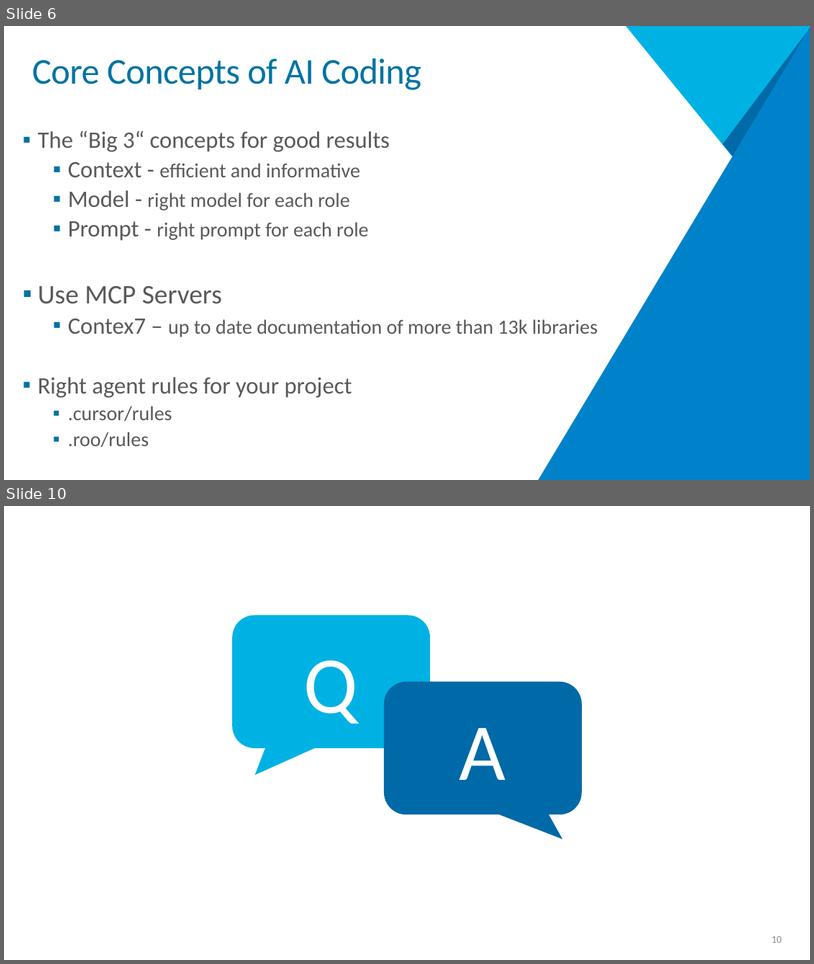
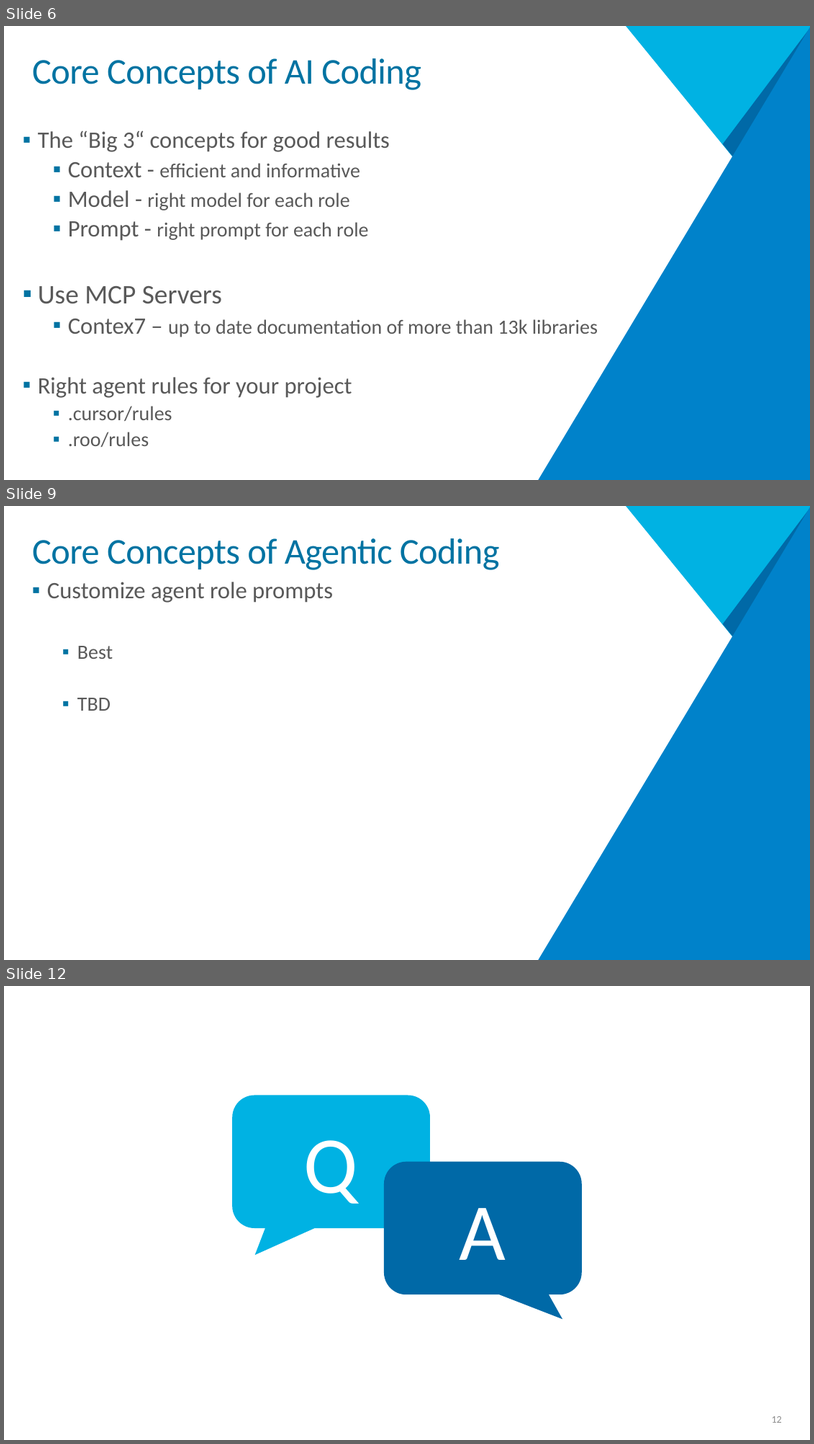
Before and after one commit to MarkG/architecture-next-2025, a slide deck: presentation/Vibe Coding.pptx. Shown one above the other, each under a label of ours: slides 6 and 10 before the commit, slides 6, 9 and 12 after it; the slides between them are not shown. The pictures are 814x964 and 814x1444 pixels, drawn with LibreOffice and Linux fonts; fonts in the diff are those of the drawing; background and template pictures are left out. Boxes give left, top, right and bottom in pixels: in the first picture for what was removed or moved away, otherwise in the second. Text is boxed around its words. In the diff, an @@ line names an element or a change of style, - is before the commit and + after.

```diff
--- a/presentation/Vibe Coding.pptx
+++ b/presentation/Vibe Coding.pptx
@@ slide 9 added at (x1=4, y1=506, x2=810, y2=960), background #FFFFFF; not listed: 3 template elements that a slide beside it also shows @@
@@ title added at (x1=32, y1=538, x2=500, y2=570), 43.2 pt, text #0073A2 @@
+Core Concepts of Agentic Coding
@@ text added at (x1=47, y1=582, x2=333, y2=710), 28 pt, text #595959 @@
+▪ Customize agent role prompts
+  ▪ Best
+  ▪ TBD
@@ rectangle added at (x1=274, y1=847, x2=521, y2=952), fill #FFFFFF @@
@@ what was slide 10 is now slide 12 @@
@@ page number at (x1=772, y1=1416, x2=782, y2=1422): text changed @@
-10
+12
```
Also in this commit, not shown: 1 slide changed, 3 other slides added, 2 slides removed, 6 other files.
